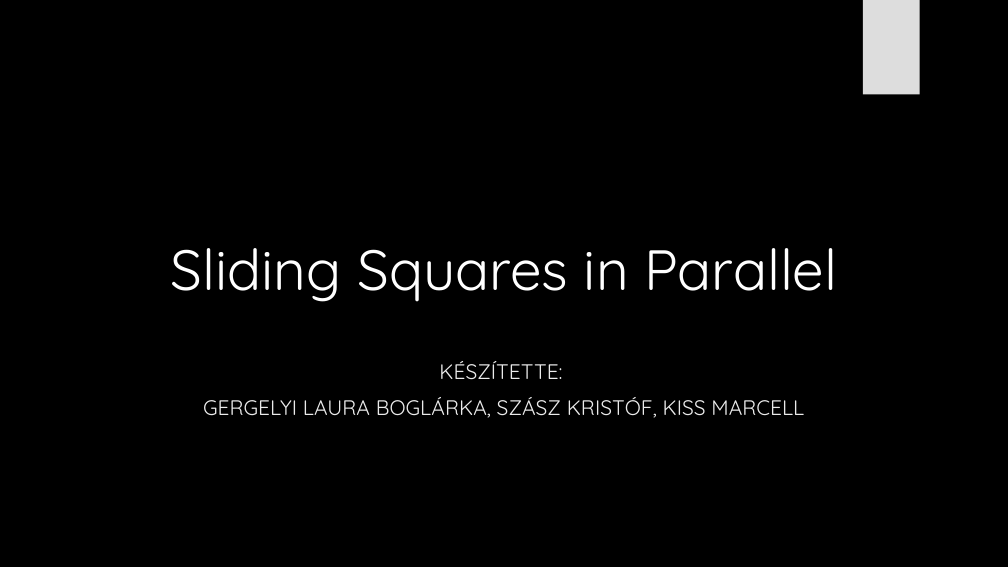
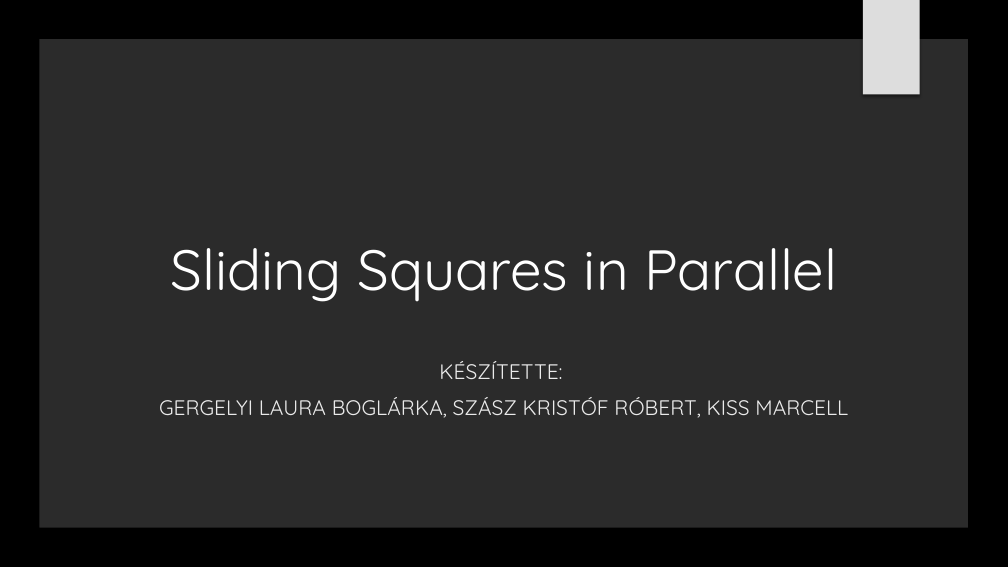
Before and after one commit to xlykoi/Szamitogepes-halozatok, a slide deck: slide 1 of Sliding Squares in Parallel.pptx. Drawn at 1008x567 pixels with LibreOffice and Linux fonts; fonts in the diff are those of the drawing; background and template pictures are left out; a plain dark background stands for a picture behind light text. Boxes give left, top, right and bottom in pixels: in the first picture for what was removed or moved away, otherwise in the second. Text is boxed around its words. In the diff, an @@ line names an element or a change of style, - is before the commit and + after.

```diff
--- a/Sliding Squares in Parallel.pptx
+++ b/Sliding Squares in Parallel.pptx
@@ freeform shape added at [0, 0, 1008, 567], fill #000000 @@
@@ subtitle at [439, 361, 562, 379]: text colour #EBEBEB to #EAEAEA in "KÉSZÍTETTE:"; less space between paragraphs @@
@@ subtitle at [159, 397, 848, 418]: text changed; text colour #EBEBEB to #EAEAEA @@
-GERGELYI LAURA BOGLÁRKA, SZÁSZ KRISTÓF, KISS MARCELL
+GERGELYI LAURA BOGLÁRKA, SZÁSZ KRISTÓF RÓBERT, KISS MARCELL
```
Also in this commit, not shown: 21 other slides changed, 8 slides added.
